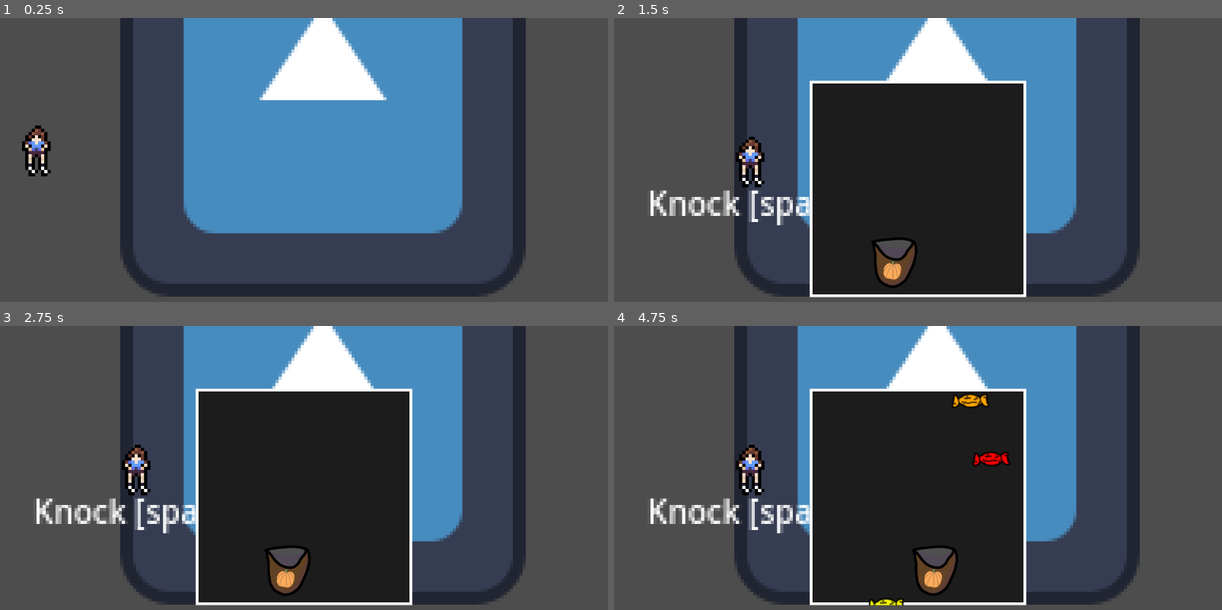
Above: before the commit, frames 1-4 (two rows, left to right).
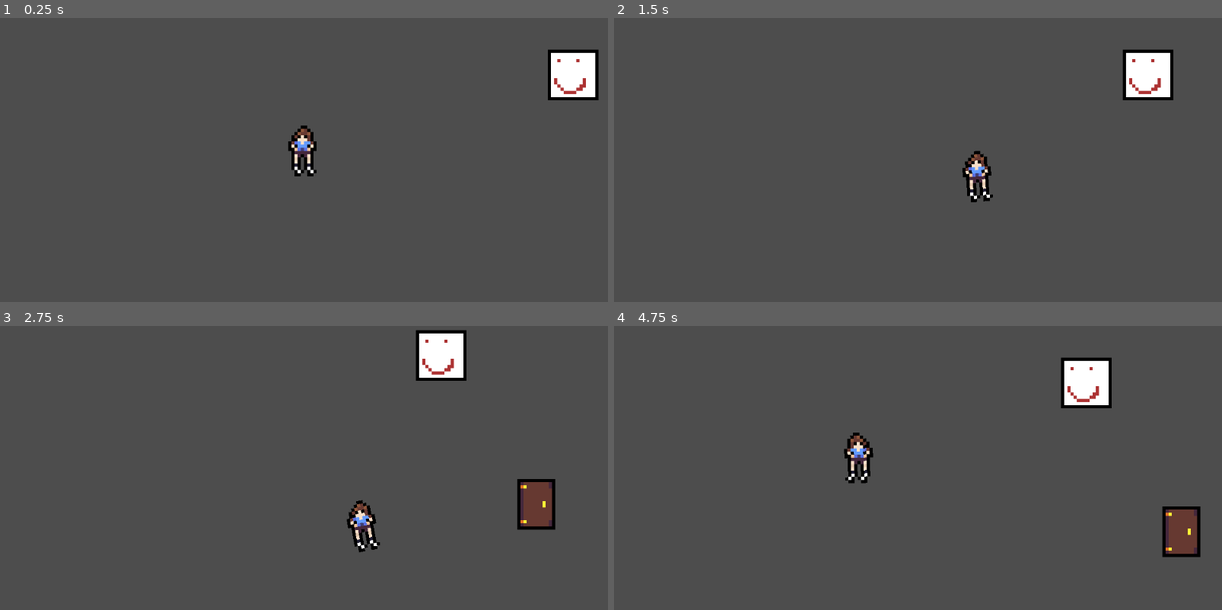
Above: after the commit, the same moments.

Repository: Shadowcrafter2017/Treat
Game: Godot game, scene res://scenes/Areas/Outside/outside.tscn
Same seed, same stepped clock (60 frames per second), same inputs: the game is played once before the commit and once after it. The engine's default icon, where the game draws it, is replaced by a stand-in: a white triangle on a blue panel in a dark square.
Inputs (mouse positions are in pixels of both pictures, inside the frame that each line leads up to):
- Up to frame 1 (0.25 s): no input
- Up to frame 2 (1.5 s): tap Enter at 0.5 s; move the mouse to (1051, 171) at 0.52 s; hold D (Move_Right) 0.53-1.28 s; tap Space (Action) at 0.6, 1.35 s; move the mouse to (796, 205) at 1.27 s; hold S (Move_Down) from 1.28 s (still down)
- Up to frame 3 (2.75 s): move the mouse to (364, 422) at 2.02 s; release S (Move_Down) at 2.03 s; hold D (Move_Right) from 2.03 s (still down); tap Space (Action) at 2.1 s
- Up to frame 4 (4.75 s): move the mouse to (887, 564) at 2.77 s; release D (Move_Right) at 2.78 s; hold W (Move_Up) 2.78-3.53 s; tap Space (Action) at 2.85, 3.6, 4.35 s; move the mouse to (1100, 547) at 3.52 s; hold A (Move_Left) from 3.53 s (still down); move the mouse to (735, 445) at 4.27 s

The runs differ from the first frame. In frame 1, 44% of the frame differs, in the area x 3-99%, y 0-99%; in frame 2, 50%; in frame 3, 50%; in frame 4, 51%, in the area x 6-97%, y 0-99%.

Commit message:
added smooth movement for bag and animation

Diff:
--- a/Dialogue/test.json
+++ b/Dialogue/test.json
@@ -1,9 +1,8 @@
 [
 	{"Name": "Jimothy", "Text": "Hello, im jimothy the 3rd destroyer of worlds!"},
-	{"Name": "Jimothy", "Text": "There is only 5 other [tornado radius=5.0 freq=0.5 connected=1]destroyer of worlds[/tornado], and [b]IM[/b] one of them!"},
+	{"Name": "Jimothy", "Text": "There is only 5 other [tornado radius=2.5 freq=3 connected=1]destroyer of worlds,[/tornado] and [b]IM[/b] one of them!"},
 	{"Name": "Jimothy", "Text": "Did you know, I like [i]destroying[/i] worlds?"},
 	{"Name": "Jimothy", "Text": "I also like mac-and-cheese."},
-	{"Name": "Jimothy", "Text": "This, is, not, how, you, would, use, commas, unless, it, is, for, emphasis..."},
 	{"Name": "Jimothy", "Text": "See you later!"},
-	{"Name": "Jimothy", "Text": "..........KABOOM!!! [wave amp=50.0 freq=5.0 connected=1]MWAHAHAHAHAHAHAHAAAAAAAAAAA!!!!!!!![/wave]"},
+	{"Name": "Jimothy", "Text": "..........KABOOM!!! [wave amp=50.0 freq=25.0 connected=1]MWAHAHAHAHAHAHAHAAAAAAAAAAA!!!!!!!![/wave]"},
 ]
--- a/project.godot
+++ b/project.godot
@@ -17,7 +17,7 @@
 
 [editor]
 
-movie_writer/movie_file="G:/Vids/show2.avi"
+movie_writer/movie_file="G:/Vids/show3.avi"
 
 [input]
 
--- a/scenes/Areas/Outside/outside.tscn
+++ b/scenes/Areas/Outside/outside.tscn
@@ -1,33 +1,42 @@
-[gd_scene load_steps=4 format=3 uid="uid://co6486exrc437"]
+[gd_scene load_steps=6 format=3 uid="uid://co6486exrc437"]
 
 [ext_resource type="Texture2D" uid="uid://bxxk5x2skajn0" path="res://icon.svg" id="1_5hqhj"]
 [ext_resource type="PackedScene" uid="uid://d4hrd4ivxi5bw" path="res://scenes/characters/player/player.tscn" id="2_p2wo6"]
 [ext_resource type="PackedScene" uid="uid://jtkxjs6jd0bu" path="res://scenes/Other/interaction_area.tscn" id="3_vlsy2"]
+[ext_resource type="Texture2D" uid="uid://beuijxpgjjra1" path="res://art/dummy.png" id="4_fqnyt"]
+[ext_resource type="Texture2D" uid="uid://cox8eniwp40c2" path="res://art/door.png" id="5_0fhg4"]
 
 [node name="Outside" type="Node2D"]
 
 [node name="Icon" type="Sprite2D" parent="."]
+visible = false
 position = Vector2(102, 24)
 texture = ExtResource("1_5hqhj")
+
+[node name="InteractionArea" parent="." instance=ExtResource("3_vlsy2")]
+position = Vector2(97, 18)
+interact_text = "Talk [space]"
+interact_type = "Dialogue"
+interact_value = "res://dialogue/test.json"
+
+[node name="Sprite" type="Sprite2D" parent="InteractionArea"]
+texture = ExtResource("4_fqnyt")
+
+[node name="InteractionArea2" parent="." instance=ExtResource("3_vlsy2")]
+position = Vector2(127, 65)
+interact_text = "Knock [space]"
+interact_type = "Knock"
+
+[node name="Sprite" type="Sprite2D" parent="InteractionArea2"]
+texture = ExtResource("5_0fhg4")
 
 [node name="Player" parent="." instance=ExtResource("2_p2wo6")]
 position = Vector2(12, 42)
 
 [node name="Camera" parent="Player" index="2"]
-limit_left = 0
+limit_left = -100
 limit_top = 0
-limit_right = 400
+limit_right = 700
 limit_bottom = 800
 
-[node name="InteractionArea" parent="." instance=ExtResource("3_vlsy2")]
-position = Vector2(34, 14)
-interact_text = "Talk [space]"
-interact_type = "Dialogue"
-interact_value = "res://dialogue/test.json"
-
-[node name="InteractionArea2" parent="." instance=ExtResource("3_vlsy2")]
-position = Vector2(50, 38)
-interact_text = "Knock [space]"
-interact_type = "Knock"
-
 [editable path="Player"]
--- a/scenes/UI/minigame/scripts/Bag.gd
+++ b/scenes/UI/minigame/scripts/Bag.gd
@@ -1,14 +1,16 @@
 extends CharacterBody2D
 
 @export var move_speed : float = 300.0
+@export var acceleration : float = 30.0
 
 var candy_count : int = 0
 
 func _physics_process(_delta) -> void:
-	var mouse_pos : Vector2 = get_global_mouse_position()
-	var direction : Vector2 = (mouse_pos - global_position).normalized() * Vector2(1, 0)
+	var direction : Vector2 = Vector2(Input.get_axis("Move_Left", "Move_Right"), 0)
 
-	velocity = direction * move_speed
+	velocity.x = move_toward(velocity.x, move_speed * direction.x, acceleration)
+	velocity.y = move_toward(velocity.y, move_speed * direction.y, acceleration)
+
 	move_and_slide()
 
 func _on_collection_area_body_entered(body : candy) -> void:
--- a/scenes/characters/player/player.gd
+++ b/scenes/characters/player/player.gd
@@ -8,6 +8,7 @@
 
 @onready var sprite : Sprite2D = $Sprite
 @onready var interaction_label : Label = $Interacter/InteractionLabel
+@onready var animator : AnimationPlayer = $Animator
 @onready var interactions : Array = []
 
 func _physics_process(_delta) -> void:
@@ -23,7 +24,14 @@
 	elif move_direction.x < 0 and not sprite.flip_h:
 		sprite.flip_h = true
 
+
 	velocity = move_speed * move_direction
+
+	if velocity != Vector2.ZERO and not animator.is_playing():
+		animator.play("walk")
+	elif velocity == Vector2.ZERO and animator.is_playing():
+		animator.stop()
+
 	move_and_slide()
 
 func update_interactions() -> void:
--- a/scenes/characters/player/player.tscn
+++ b/scenes/characters/player/player.tscn
@@ -12,6 +12,68 @@
 [sub_resource type="CircleShape2D" id="CircleShape2D_vljtr"]
 radius = 16.0
 
+[sub_resource type="Animation" id="Animation_gtvqa"]
+resource_name = "walk"
+length = 0.6
+loop_mode = 1
+tracks/0/type = "value"
+tracks/0/imported = false
+tracks/0/enabled = true
+tracks/0/path = NodePath("Sprite:rotation")
+tracks/0/interp = 4
+tracks/0/loop_wrap = true
+tracks/0/keys = {
+"times": PackedFloat32Array(0, 0.15, 0.3, 0.45, 0.6),
+"transitions": PackedFloat32Array(1, 2.00001, 1, 2.00001, 1),
+"update": 0,
+"values": [0.0, 0.261799, 0.0, -0.261799, 0.0]
+}
+tracks/1/type = "value"
+tracks/1/imported = false
+tracks/1/enabled = true
+tracks/1/path = NodePath("Sprite:offset")
+tracks/1/interp = 2
+tracks/1/loop_wrap = true
+tracks/1/keys = {
+"times": PackedFloat32Array(0, 0.15, 0.3, 0.45, 0.6),
+"transitions": PackedFloat32Array(1, 2.00001, 1, 2.00001, 1),
+"update": 0,
+"values": [Vector2(0, 0), Vector2(0, -3), Vector2(0, 0), Vector2(0, -3), Vector2(0, 0)]
+}
+
+[sub_resource type="Animation" id="Animation_r8p11"]
+length = 0.001
+tracks/0/type = "value"
+tracks/0/imported = false
+tracks/0/enabled = true
+tracks/0/path = NodePath("Sprite:rotation")
+tracks/0/interp = 1
+tracks/0/loop_wrap = true
+tracks/0/keys = {
+"times": PackedFloat32Array(0),
+"transitions": PackedFloat32Array(1),
+"update": 0,
+"values": [0.0]
+}
+tracks/1/type = "value"
+tracks/1/imported = false
+tracks/1/enabled = true
+tracks/1/path = NodePath("Sprite:offset")
+tracks/1/interp = 1
+tracks/1/loop_wrap = true
+tracks/1/keys = {
+"times": PackedFloat32Array(0),
+"transitions": PackedFloat32Array(1),
+"update": 0,
+"values": [Vector2(0, 0)]
+}
+
+[sub_resource type="AnimationLibrary" id="AnimationLibrary_1w5nf"]
+_data = {
+"RESET": SubResource("Animation_r8p11"),
+"walk": SubResource("Animation_gtvqa")
+}
+
 [node name="Player" type="CharacterBody2D"]
 collision_layer = 2
 motion_mode = 1
@@ -21,7 +83,6 @@
 
 [node name="Sprite" type="Sprite2D" parent="."]
 texture_filter = 1
-scale = Vector2(0.996026, 1.0031)
 texture = ExtResource("1_kiutb")
 
 [node name="Collider" type="CollisionShape2D" parent="."]
@@ -60,5 +121,10 @@
 horizontal_alignment = 1
 vertical_alignment = 1
 
+[node name="Animator" type="AnimationPlayer" parent="."]
+libraries = {
+"": SubResource("AnimationLibrary_1w5nf")
+}
+
 [connection signal="area_entered" from="Interacter/InteracterArea" to="." method="_on_interacter_area_area_entered"]
 [connection signal="area_exited" from="Interacter/InteracterArea" to="." method="_on_interacter_area_area_exited"]
Binary file added: art/door.png
Not shown, added: art/door.png.import
Binary file added: art/dummy.png
Not shown, added: art/dummy.png.import
Not shown: 1 places in scenes/characters/player/player.tscn that only renumber resources
